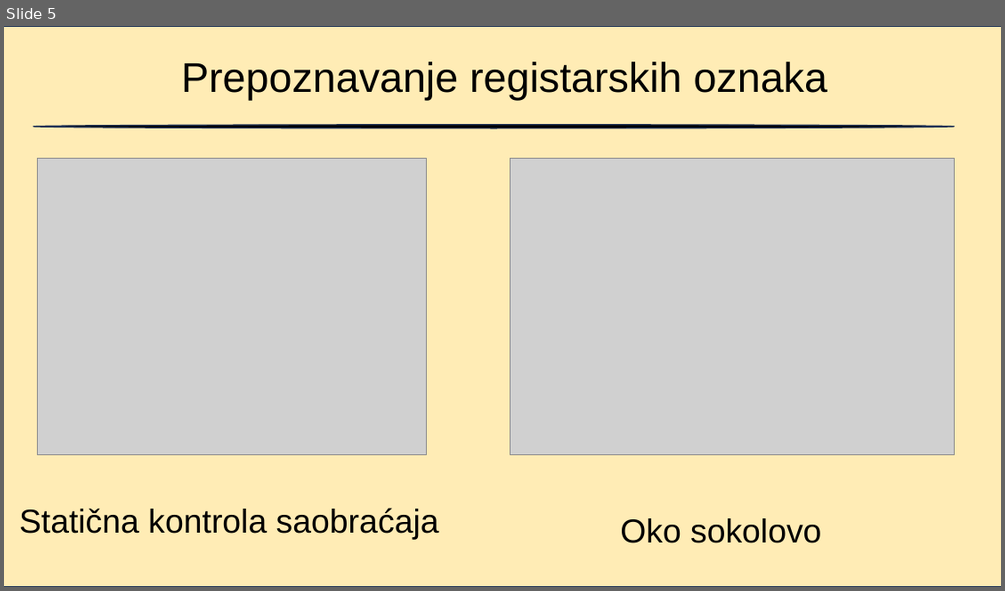
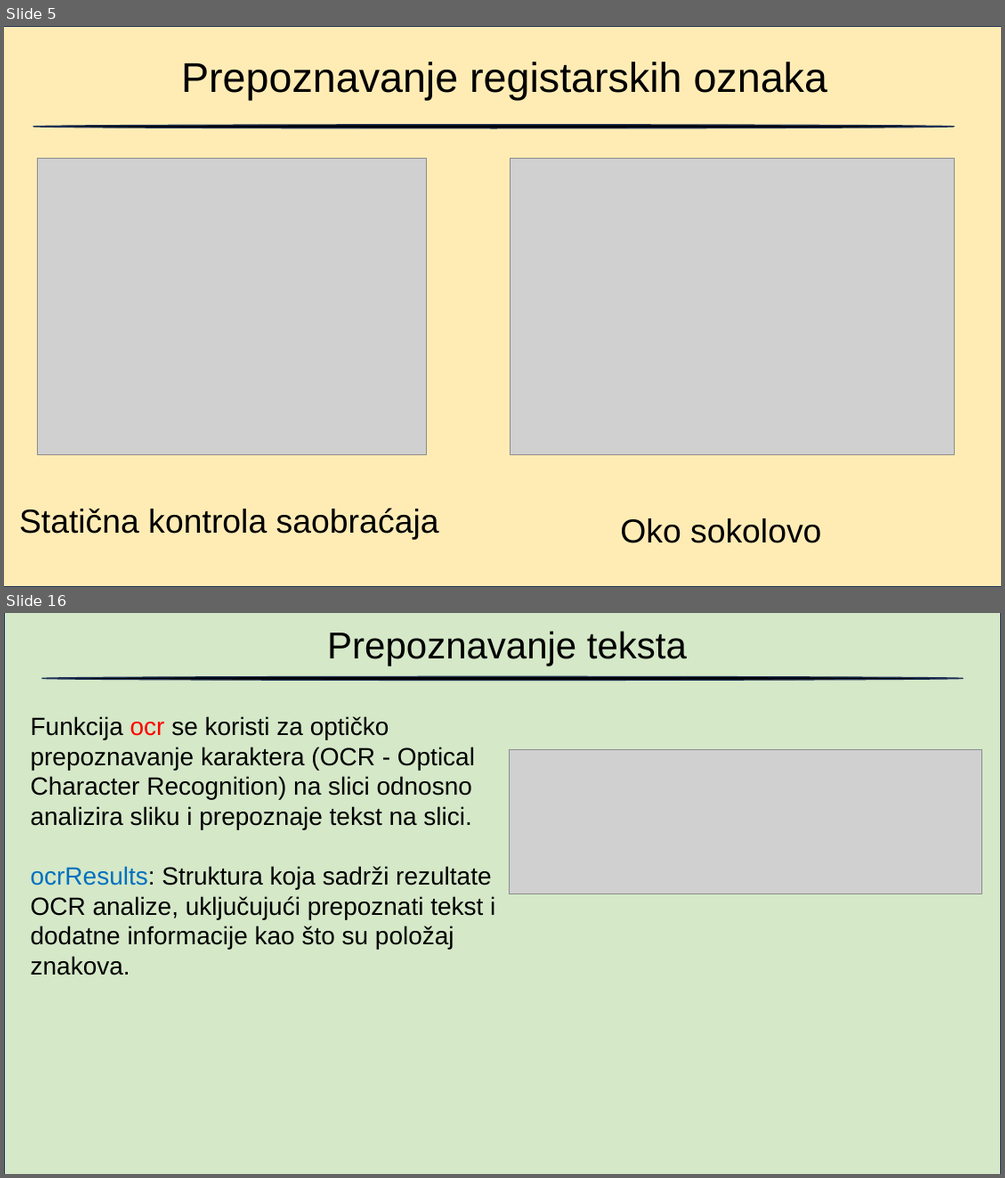
Before and after one commit to blizanac76/RegistrationNumberRecognition, a slide deck: Prepoznavanje.pptx. Shown one above the other, each under a label of ours: slide 5 before the commit, slides 5 and 16 after it; the slides between them are not shown. The pictures are 1005x591 and 1005x1178 pixels, drawn with LibreOffice and Linux fonts; fonts in the diff are those of the drawing; grey boxes stand for pictures; background and template pictures are left out. Boxes give left, top, right and bottom in pixels: in the first picture for what was removed or moved away, otherwise in the second. Text is boxed around its words. In the diff, an @@ line names an element or a change of style, - is before the commit and + after.

```diff
--- a/Prepoznavanje.pptx
+++ b/Prepoznavanje.pptx
@@ slide 16 added at (x1=4, y1=613, x2=1001, y2=1174), background #FFFFFF @@
@@ rectangle added at (x1=4, y1=613, x2=1001, y2=1174), fill #A9D18E at 48% opacity, outline #1E3256 1 pt @@
@@ text added at (x1=327, y1=631, x2=687, y2=666), 36 pt, text #000000 @@
+Prepoznavanje teksta
@@ ellipse added at (x1=42, y1=676, x2=963, y2=681), fill #000000, outline #1E3256 1 pt @@
@@ text added at (x1=31, y1=716, x2=495, y2=975), 24 pt, text #000000 @@
+Funkcija ocr se koristi za optičko prepoznavanje karaktera (OCR - Optical Character Recognition) na slici odnosno analizira sliku i prepoznaje tekst na slici.
+ocrResults: Struktura koja sadrži rezultate OCR analize, uključujući prepoznati tekst i dodatne informacije kao što su položaj znakova.
@@ picture added at (x1=510, y1=750, x2=982, y2=893) @@
```
Also in this commit, not shown: 1 slide changed, 14 other slides added, 1 other file.
